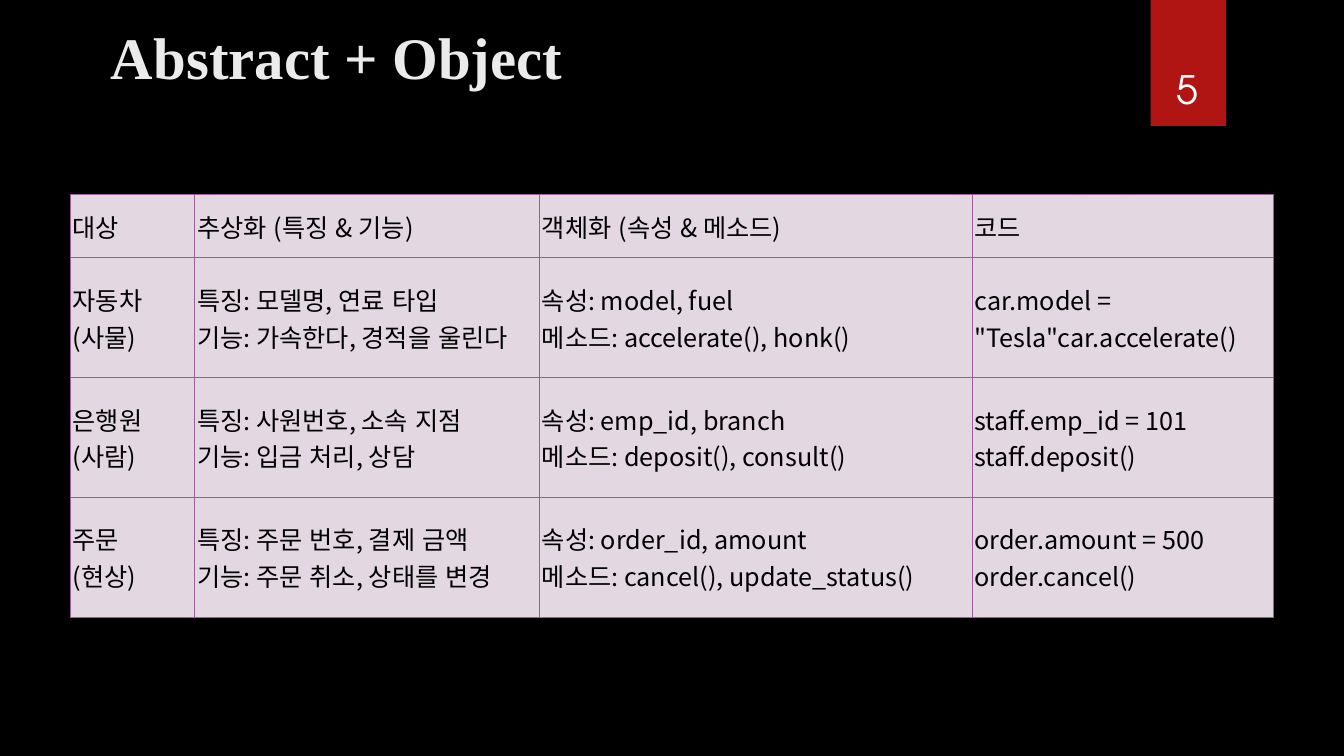
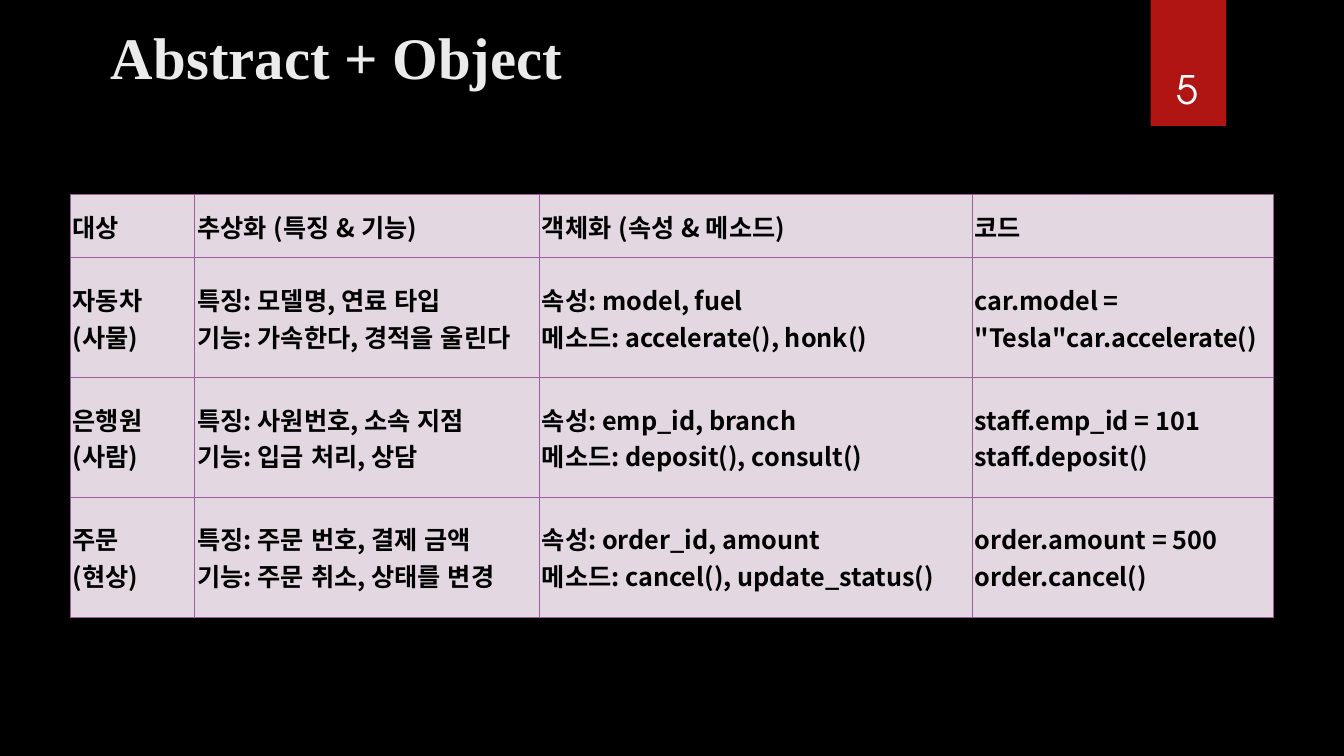
Before and after one commit to ancestor9/mathematics-for-machine-learning, a slide deck: slide 5 of Calculus/Calculus.pptx. Drawn at 1344x756 pixels with LibreOffice and Linux fonts; fonts in the diff are those of the drawing; background and template pictures are left out. Boxes give left, top, right and bottom in pixels: in the first picture for what was removed or moved away, otherwise in the second. Text is boxed around its words. In the diff, an @@ line names an element or a change of style, - is before the commit and + after.

```diff
--- a/Calculus/Calculus.pptx
+++ b/Calculus/Calculus.pptx
@@ table at bbox=[71, 195, 1274, 617] @@
@@ bold on @@
```
Also in this commit, not shown: 9 other slides changed, 6 slides added, 1 slide removed.
